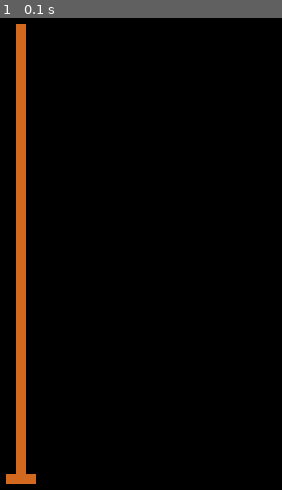
Above: before the commit, frame 1.
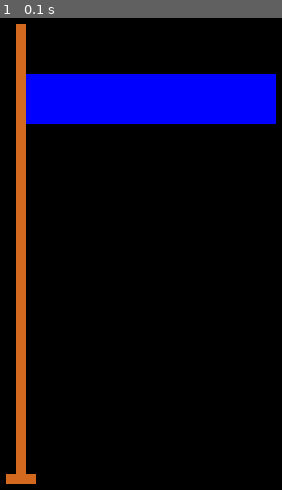
Above: after the commit, the same moment.

Repository: GerasimovRM/PyGame-Flag
Game: pygame game, started from Flag.py
Two runs of this game, one before a commit and one after it. Both use one fixed random seed, a clock stepped at 60 frames per second and the inputs below.
Inputs:
- Up to frame 1 (0.1 s): no input

The runs differ from the first frame. In frame 1, 9.4% of the frame differs, in the area x 9-98%, y 11-23%.

Commit message:
Add draw of blue color of flag

Diff:
--- a/Flag.py
+++ b/Flag.py
@@ -6,6 +6,7 @@
 
 pygame.draw.rect(screen, pygame.Color("#D2691E"), [(30, 20), (10, 450)])
 pygame.draw.rect(screen, pygame.Color("#D2691E"), [(20, 470), (30, 10)])
+pygame.draw.rect(screen, pygame.Color("blue"), [(40, 70), (250, 50)])
 
 while pygame.event.wait().type != pygame.QUIT:
     pygame.display.flip()
